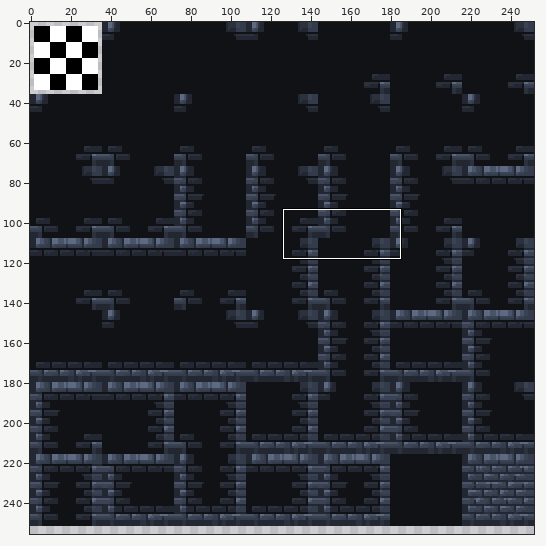
Sprite sheet: tilesets/tile_brick_blue/output_tileset.png. The first picture is a wide view before the edit; the outline marks the close-up.
Close-up. Earlier state:
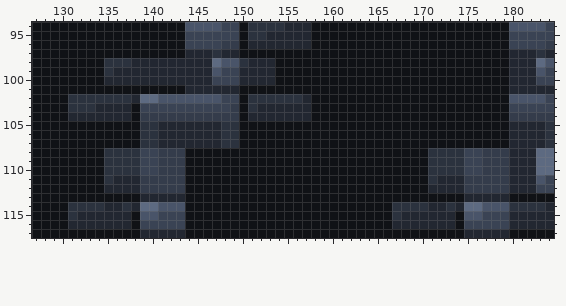
The file is 252x288 pixels. Shown: x 127..184, y 94..117. The wide view leaves out empty margins.
After the commit:
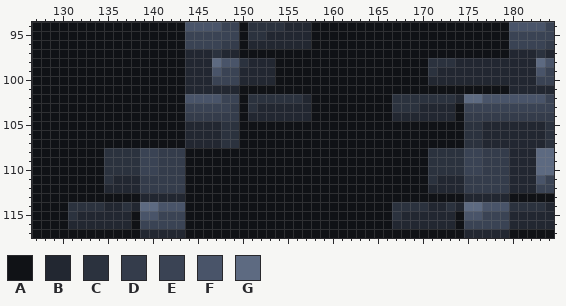
Palette (. is transparent): A #101216  B #222731  C #2b323e  D #343c4b  E #3a4354  F #495469  G #5d6a81
Changes in this commit:
@@ x 127..184 @@
  97 AAAAAAAAAAAAAAAAABBBCBBAAAAAAAAAAAAAAAAAAAAAAAAAAAAAABBBCB
- 98 AAAAAAAACCCBBBBBBBBBGFFCBBBAAAAAAAAAAAAAAAAAAAAAAAAAABBBGF
- 99 AAAAAAAACBBBBBBBBBBBFEEBBBBAAAAAAAAAAAAAAAAAAAAAAAAAABBBFE
-100 AAAAAAAABBBBBBBBBBBBEEEBBBBAAAAAAAAAAAAAAAAAAAAAAAAAABBBEE
+ 98 AAAAAAAAAAAAAAAAABBBGFFCBBBAAAAAAAAAAAAAAAAACCCBBBBBBBBBGF
+ 99 AAAAAAAAAAAAAAAAABBBFEEBBBBAAAAAAAAAAAAAAAAACBBBBBBBBBBBFE
+100 AAAAAAAAAAAAAAAAABBBEEEBBBBAAAAAAAAAAAAAAAAABBBBBBBBBBBBEE
 101 AAAAAAAAAAAAAAAAABBBBBBAAAAAAAAAAAAAAAAAAAAAAAAAAAAAABBBBB
-102 AAAACCCCCCCBGGFFFFFFFEEACCCCCCBAAAAAAAAAAAAAAAAAAAAAAFFFFE
-103 AAAACCCBBBBAEEEEEEEEEEDACBBBBBBAAAAAAAAAAAAAAAAAAAAAAEEEEE
-104 AAAABBBBBBBADDDDDDDDDDDABBBBBBBAAAAAAAAAAAAAAAAAAAAAADDDDD
-105 AAAAAAAAAAAACCBBBBBBBCCAAAAAAAAAAAAAAAAAAAAAAAAAAAAAABBBBC
-106 AAAAAAAAAAAACCBBBBBBBCCAAAAAAAAAAAAAAAAAAAAAAAAAAAAAABBBBC
-107 AAAAAAAAAAAACCBBBBBBBCCAAAAAAAAAAAAAAAAAAAAAAAAAAAAAABBBBC
+102 AAAAAAAAAAAAAAAAAFFFFEEACCCCCCBAAAAAAAAACCCCCCCBGGFFFFFFFE
+103 AAAAAAAAAAAAAAAAAEEEEEDACBBBBBBAAAAAAAAACCCBBBBAEEEEEEEEEE
+104 AAAAAAAAAAAAAAAAADDDDDDABBBBBBBAAAAAAAAABBBBBBBADDDDDDDDDD
+105 AAAAAAAAAAAAAAAAABBBBCCAAAAAAAAAAAAAAAAAAAAAAAAACCBBBBBBBC
+106 AAAAAAAAAAAAAAAAABBBBCCAAAAAAAAAAAAAAAAAAAAAAAAACCBBBBBBBC
+107 AAAAAAAAAAAAAAAAABBBBCCAAAAAAAAAAAAAAAAAAAAAAAAACCBBBBBBBC
 108 AAAAAAAACCCCEEDDDAAAAAAAAAAAAAAAAAAAAAAAAAAACCCCEEDDDBBBGG
Boxes around the changes in both close-ups, in picture pixels (x1, y1, x2, y2):
changed: (68, 58, 185, 148)
changed: (392, 58, 509, 148)
